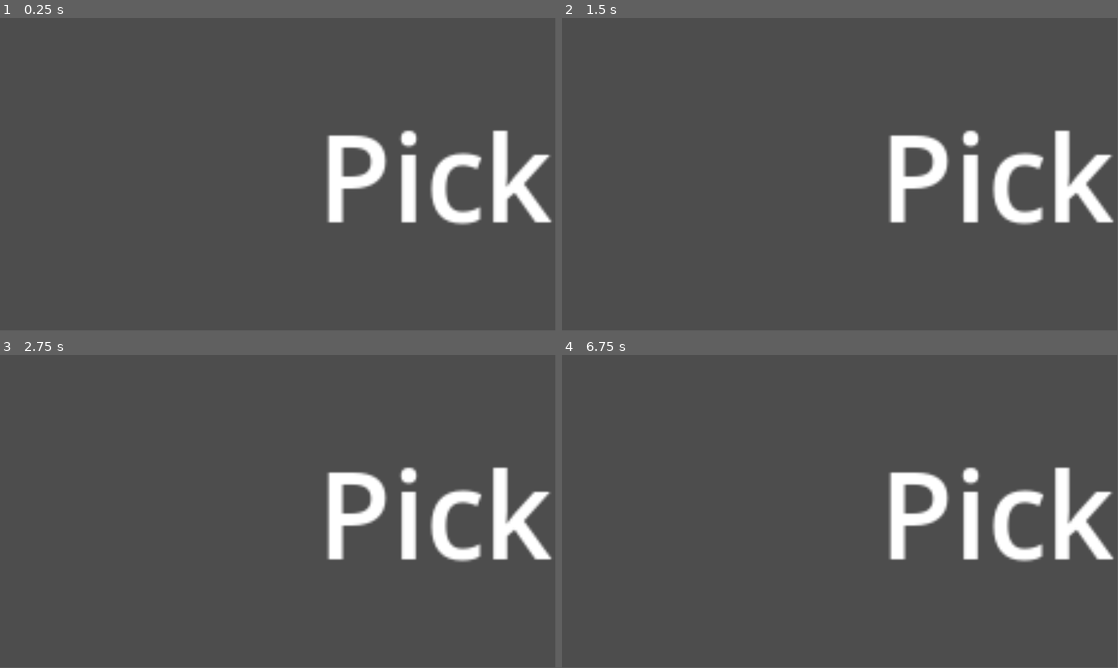
Above: before the commit, frames 1-4 (two rows, left to right).
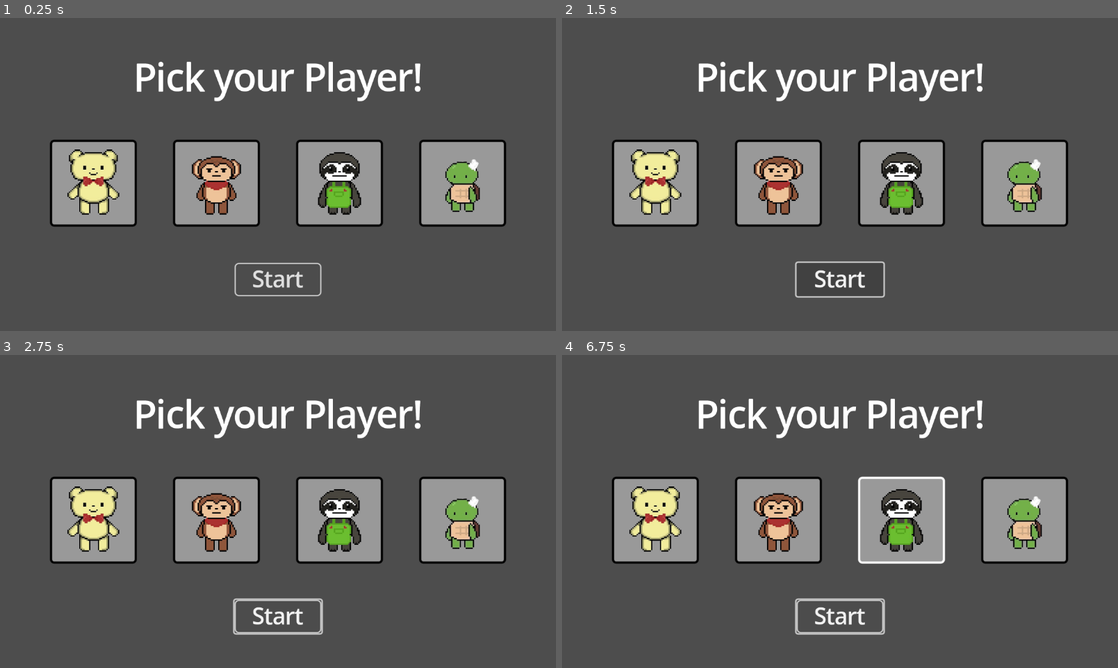
Above: after the commit, the same moments.

Repository: rxsiebearr/Cooking-with-Pao-Pao
Game: Godot game, scene res://character_selection.tscn
Two runs of this game, one before a commit and one after it. Both use one fixed random seed, a clock stepped at 60 frames per second and the inputs below. The project has no main scene, so this scene is started directly.
Inputs (mouse positions are in pixels of both pictures, inside the frame that each line leads up to):
- Up to frame 1 (0.25 s): no input
- Up to frame 2 (1.5 s): click (840, 277) at 0.5 s, where only the run after the commit has a clickable "Start"; click (840, 277) at 1.25 s, where only the run after the commit has a clickable "Start"
- Up to frame 3 (2.75 s): tap Enter at 2 s; move the mouse to (400, 495) at 2.02 s; hold D (move_right) from 2.03 s (still down); click (400, 495) at 2.17 s
- Up to frame 4 (6.75 s): release D (move_right) at 2.75 s; tap Space at 2.75, 4.25, 5.75 s; drag from (728, 527) to (812, 574) at 2.77 s; tap Enter at 3.5, 5 s; move the mouse to (895, 442) at 3.52 s; hold D (move_right) 3.53-4.25 s; drag from (812, 574) to (673, 464) at 4.27 s; move the mouse to (1006, 558) at 5.02 s; hold A (move_left) 5.03-5.75 s; drag from (673, 464) to (756, 433) at 5.77 s; move the mouse to (867, 511) at 6.52 s; hold S (move_down) from 6.53 s (still down); click (867, 511) at 6.67 s
The window is 799x449 before the commit and 800x450 after it. Grey fills any space a smaller window leaves; there, only what the larger window draws over its background counts as a difference.

The runs differ from the first frame. In frame 1, 21% of the frame differs, in the area x 9-100%, y 14-89%; in frame 2, 21%; in frame 3, 21%, in the area x 9-100%, y 14-90%; in frame 4, 21%.

Commit message:
character selection finished
if have time: look at style box border colors

Diff:
--- a/cooking-with-pao-pao/characterSlot.tscn
+++ b/cooking-with-pao-pao/characterSlot.tscn
@@ -3,12 +3,12 @@
 [ext_resource type="Script" path="res://character_slot.gd" id="1_462yx"]
 [ext_resource type="Texture2D" uid="uid://bn20pr461jtvg" path="res://bearbear.png" id="2_giyvf"]
 
-[sub_resource type="StyleBoxFlat" id="StyleBoxFlat_1tmh0"]
-bg_color = Color(1, 0.78233, 0.926595, 0.00392157)
+[sub_resource type="StyleBoxFlat" id="StyleBoxFlat_1od2u"]
 border_width_left = 3
 border_width_top = 3
 border_width_right = 3
 border_width_bottom = 3
+border_color = Color(0, 0, 0, 1)
 corner_radius_top_left = 5
 corner_radius_top_right = 5
 corner_radius_bottom_right = 5
@@ -17,15 +17,12 @@
 [node name="Character1" type="Panel"]
 custom_minimum_size = Vector2(120, 120)
 anchors_preset = -1
-anchor_right = 0.033
-anchor_bottom = 0.059
-offset_left = 152.0
-offset_top = 96.0
-offset_right = 113.984
-offset_bottom = 57.768
-grow_horizontal = 2
-grow_vertical = 2
-theme_override_styles/panel = SubResource("StyleBoxFlat_1tmh0")
+anchor_right = 0.052
+anchor_bottom = 0.093
+offset_right = 60.096
+offset_bottom = 59.736
+scale = Vector2(0.5, 0.5)
+theme_override_styles/panel = SubResource("StyleBoxFlat_1od2u")
 script = ExtResource("1_462yx")
 
 [node name="TextureRect" type="TextureRect" parent="."]
--- a/cooking-with-pao-pao/character_selection.tscn
+++ b/cooking-with-pao-pao/character_selection.tscn
@@ -7,6 +7,17 @@
 [ext_resource type="Texture2D" uid="uid://b4qgnhcw8wj4" path="res://anton.png" id="4_fvphv"]
 [ext_resource type="Texture2D" uid="uid://bt0ij2i0vx48u" path="res://charles.png" id="5_5ffxh"]
 
+[sub_resource type="StyleBoxFlat" id="StyleBoxFlat_xvt6s"]
+bg_color = Color(0, 0, 0, 0.00392157)
+border_width_left = 2
+border_width_top = 2
+border_width_right = 2
+border_width_bottom = 2
+corner_radius_top_left = 5
+corner_radius_top_right = 5
+corner_radius_bottom_right = 5
+corner_radius_bottom_left = 5
+
 [node name="CharacterSelection" type="Control"]
 layout_mode = 3
 anchors_preset = 15
@@ -14,43 +25,38 @@
 anchor_bottom = 1.0
 grow_horizontal = 2
 grow_vertical = 2
+pivot_offset = Vector2(576, 324)
 size_flags_horizontal = 4
 size_flags_vertical = 4
 script = ExtResource("1_2n6ro")
 
-[node name="TextureRect" type="TextureRect" parent="."]
+[node name="VBoxContainer" type="VBoxContainer" parent="."]
 layout_mode = 1
 anchors_preset = 15
 anchor_right = 1.0
 anchor_bottom = 1.0
-offset_left = -2.0
-offset_top = 9.0
-offset_right = -2.0
-offset_bottom = 9.0
+offset_right = -384.0
+offset_bottom = -216.0
 grow_horizontal = 2
 grow_vertical = 2
-
-[node name="VBoxContainer" type="VBoxContainer" parent="."]
-layout_mode = 0
-offset_left = 233.0
-offset_top = 154.0
-offset_right = 361.0
-offset_bottom = 181.0
-scale = Vector2(5, 5)
+scale = Vector2(1.5, 1.5)
 theme_override_constants/separation = 50
 alignment = 1
 
 [node name="Label" type="Label" parent="VBoxContainer"]
 layout_mode = 2
+size_flags_horizontal = 4
 theme_override_font_sizes/font_size = 50
 text = "Pick your Player!"
 horizontal_alignment = 1
-vertical_alignment = 1
+vertical_alignment = 3
 
 [node name="HBoxContainer" type="HBoxContainer" parent="VBoxContainer"]
 layout_mode = 2
-size_flags_vertical = 6
-theme_override_constants/separation = 30
+size_flags_horizontal = 4
+size_flags_vertical = 4
+theme_override_constants/separation = 50
+alignment = 1
 
 [node name="Character1" parent="VBoxContainer/HBoxContainer" instance=ExtResource("1_3cm5y")]
 layout_mode = 2
@@ -72,13 +78,13 @@
 characterPath = "res://charles.tscn"
 characterTexture = ExtResource("5_5ffxh")
 
-[node name="StartButton" type="Button" parent="."]
-layout_mode = 0
-offset_left = 1566.0
-offset_top = 1463.0
-offset_right = 1762.0
-offset_bottom = 1595.0
-theme_override_font_sizes/font_size = 50
+[node name="StartButton" type="Button" parent="VBoxContainer"]
+custom_minimum_size = Vector2(120, 0)
+layout_mode = 2
+size_flags_horizontal = 4
+size_flags_vertical = 4
+theme_override_font_sizes/font_size = 30
+theme_override_styles/normal = SubResource("StyleBoxFlat_xvt6s")
 text = "Start"
 
-[connection signal="pressed" from="StartButton" to="." method="_on_start_button_pressed"]
+[connection signal="pressed" from="VBoxContainer/StartButton" to="." method="_on_start_button_pressed"]
--- a/cooking-with-pao-pao/character_slot.gd
+++ b/cooking-with-pao-pao/character_slot.gd
@@ -10,8 +10,8 @@
 	var stylebox = get_theme_stylebox("panel").duplicate()
 
 	if boolean:
-		stylebox.border_color = Color(1,1,1)
+		stylebox.border_color = Color(1, 1, 1)
 	else:
-		stylebox.border_color = Color(0,0,0)
+		stylebox.border_color = Color(0, 0, 0)
 
 	add_theme_stylebox_override("panel", stylebox)
--- a/cooking-with-pao-pao/project.godot
+++ b/cooking-with-pao-pao/project.godot
@@ -17,6 +17,14 @@
 [autoload]
 
 GlobalData="*res://global_data.gd"
+
+[display]
+
+window/stretch/mode="viewport"
+
+[gui]
+
+theme/default_font_multichannel_signed_distance_field=true
 
 [input]
 
Not shown: 1 places in cooking-with-pao-pao/character_selection.tscn that only renumber resources
